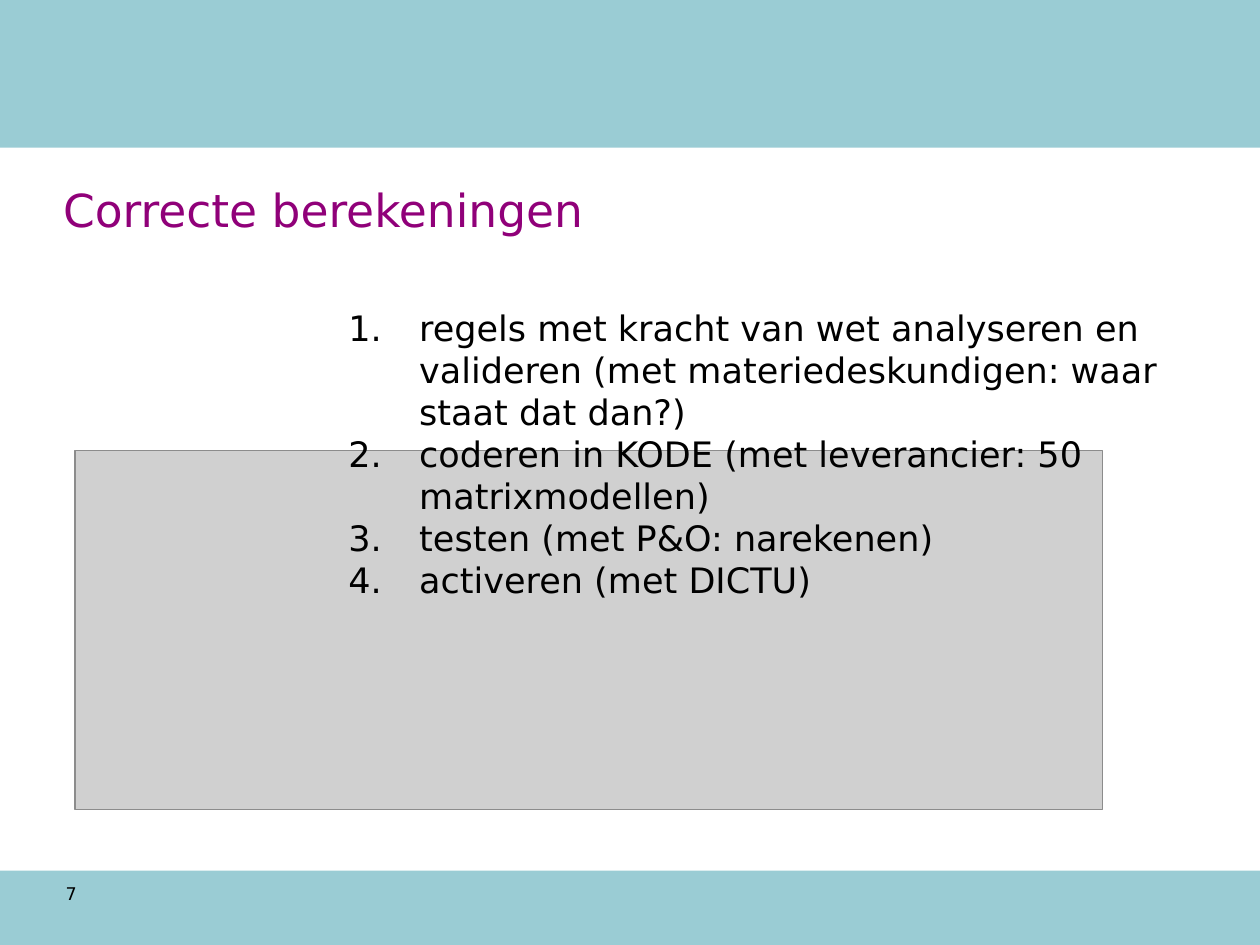
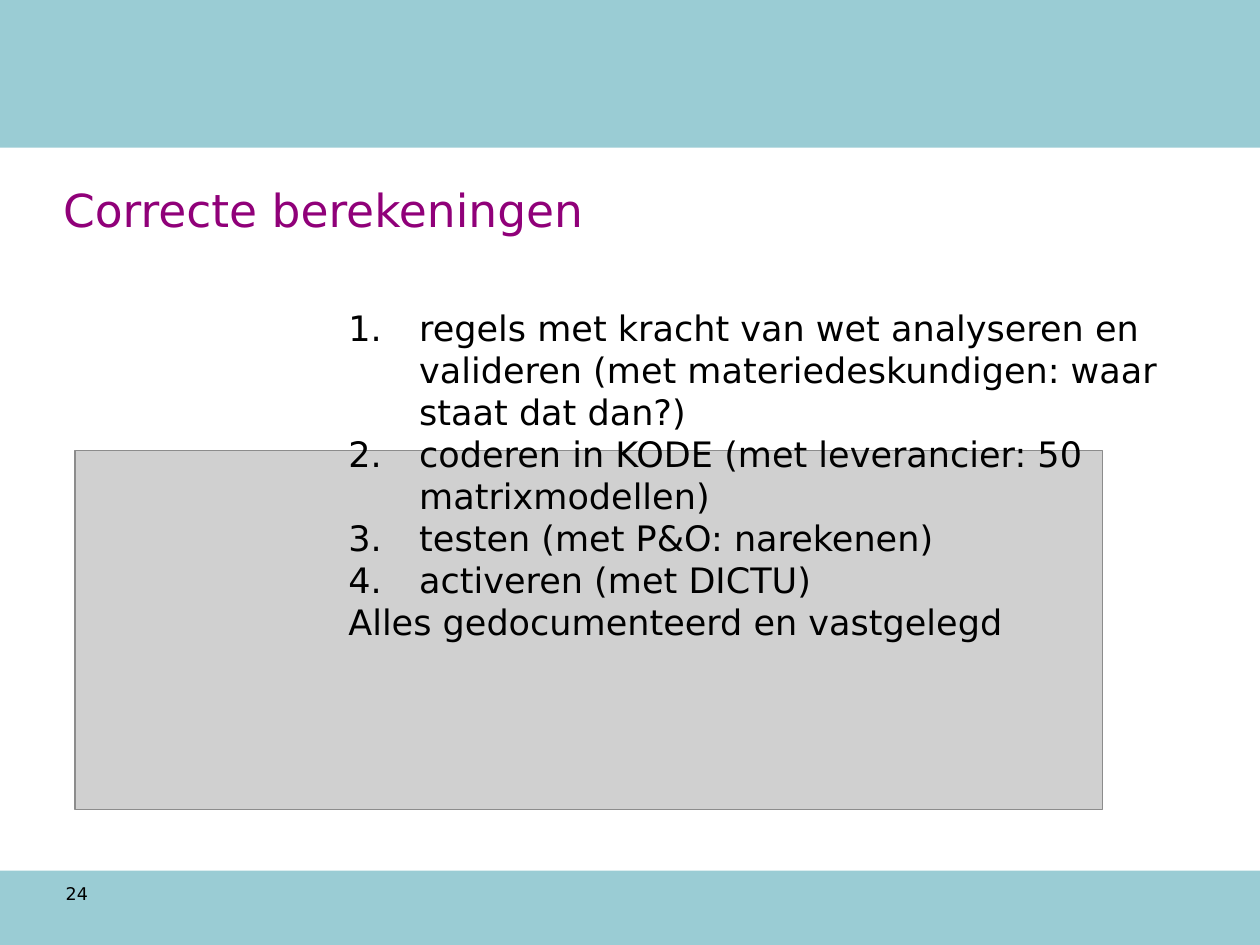
Before and after one commit to AmpersandTarski/ampersand-models, a slide deck: slide 24 of NVWA DTV/werkdocumenten/TO 12 augustus.ppt (slide 7 before the commit). Drawn at 1260x945 pixels with LibreOffice and Linux fonts; fonts in the diff are those of the drawing; grey boxes stand for pictures; background and template pictures are left out. Boxes give left, top, right and bottom in pixels: in the first picture for what was removed or moved away, otherwise in the second. Text is boxed around its words. In the diff, an @@ line names an element or a change of style, - is before the commit and + after.

```diff
--- a/NVWA DTV/werkdocumenten/TO 12 augustus.ppt
+++ b/NVWA DTV/werkdocumenten/TO 12 augustus.ppt
@@ text at box(348, 608, 1002, 643): paragraph added @@
+Alles gedocumenteerd en vastgelegd
@@ page number at box(66, 887, 88, 900): text changed @@
-7
+24
```
Also in this commit, not shown: 11 other slides changed, 24 slides added, 6 slides removed, 1 other file.
